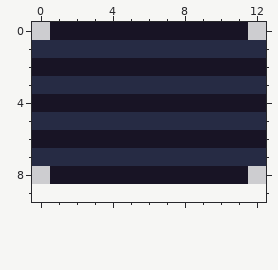
File history of a pixel-art file, core/assets-src/sprites/wheel.still.ase. Above: the version before the commit.
13x9 pixels, 1 frame. The old version is drawn lined up with the new one, on the new canvas.
After the commit:
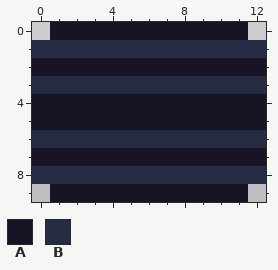
Palette (. is transparent): A #181425  B #262b44
The commit says: Make wheel thickness even
The edit:
canvas 13x9 -> 13x10
y 5: x 0..12 BBBBBBBBBBBBB -> AAAAAAAAAAAAA
y 6: x 0..12 AAAAAAAAAAAAA -> BBBBBBBBBBBBB
y 7: x 0..12 BBBBBBBBBBBBB -> AAAAAAAAAAAAA
y 8: x 0..12 .AAAAAAAAAAA. -> BBBBBBBBBBBBB
y 9: x 1..11 ........... -> AAAAAAAAAAA
Pixel boxes of the changes (left, top, right, bottom) in both pictures:
changed: (32, 112, 266, 202)
